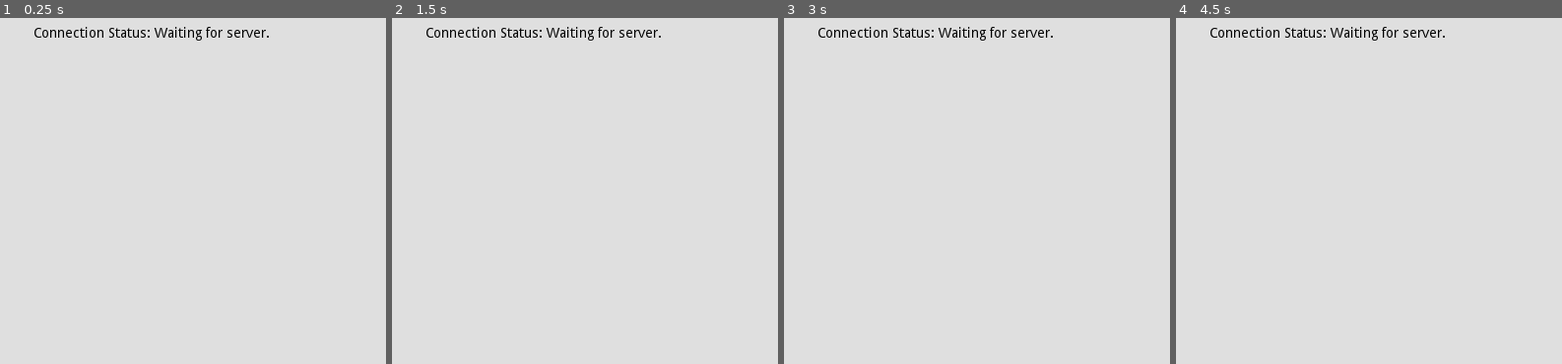
Above: before the commit, frames 1-4 (left to right).
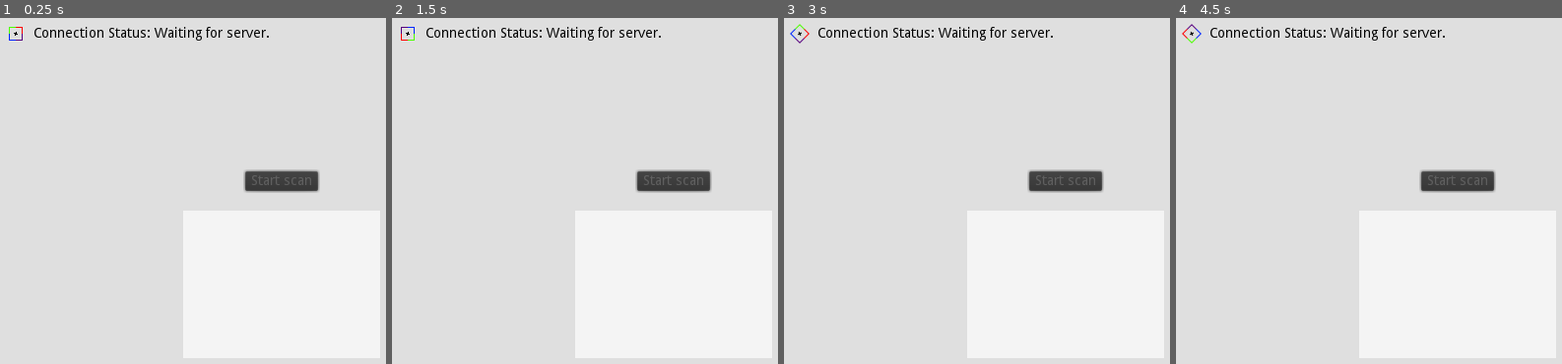
Above: after the commit, the same moments.

Repository: Aramatis/HRM-Godot-Integration
Game: Godot game, scene res://Root.tscn
Two runs of this game, one before a commit and one after it. Both use one fixed random seed, a clock stepped at 60 frames per second and the inputs below.
Inputs:
- Up to frame 1 (0.25 s): no input
- Up to frame 2 (1.5 s): tap Enter at 0.5 s; hold Right (ui_right) 0.53-1.28 s; tap Space at 1.25 s; hold Left (ui_left) from 1.28 s (still down)
- Up to frame 3 (3 s): tap Enter at 2 s; release Left (ui_left) at 2.03 s; hold Right (ui_right) from 2.03 s (still down); tap Space at 2.75 s
- Up to frame 4 (4.5 s): tap Enter at 3.5 s; release Right (ui_right) at 3.53 s; hold Left (ui_left) from 3.53 s (still down); tap Space at 4.25 s

The runs differ from the first frame. In frame 1, 1.4% of the frame differs, in the area x 2-83%, y 2-51%; in frame 2, 1.4%; in frame 3, 1.4%, in the area x 1-83%, y 1-51%; in frame 4, 1.4%.

Commit message:
Connected HRM graph view with the rest of the application

Diff:
--- a/HRM Manager.gd
+++ b/HRM Manager.gd
@@ -2,11 +2,12 @@
 
 signal hrm_connected
 signal scan_end
+signal auth_end
 signal message_ready(word)
 signal hr_ready(hr)
+signal new_hr(hr)
 
 # VARIABLES
-var label : Label
 export var host := "127.0.0.1"
 export var in_port := 1242
 export var out_port := 1243
@@ -64,17 +65,6 @@
 func _on_read_message(word):
 	emit_signal("message_ready", word)
 
-# Sets a label as output for readings
-func set_output_label(output : Label) -> void:
-	label = output
-
-# Update label text
-func update_label(message : String, extend := false) -> void:
-	if extend:
-		label.text += message
-	else:
-		label.text = message
-
 # Starts scanning for new MiBand 3 peripherals
 func start_ble_scan() -> void:
 	client.set_mode(1)
@@ -105,7 +95,7 @@
 
 # Handle hr data
 func _on_hr_read(hr):
-	update_label("Heart Rate: " + str(hr) + "\n", true)
+	emit_signal("new_hr", hr)
 
 # Handle mb3_conn_requested signal
 func _on_mb3_conn_requested():
@@ -114,3 +104,4 @@
 # Handle AuthTimer timeout
 func _on_auth_timer_end():
 	start_hrm()
+	emit_signal("auth_end")
--- a/HrmGraph.gd
+++ b/HrmGraph.gd
@@ -3,10 +3,14 @@
 # Variables
 var mean_hr : float
 var hr_ticks : int
+var mean_val : float
+var val_ticks : int
+var hr_label : Label
+var val_label : Label
 var x_axis
 var y_axis
-var current_hr
-var current_valence
+var current_hr : int
+var current_valence : int
 var x_scale : Vector2
 var y_scale : Vector2
 var indicator
@@ -16,13 +20,15 @@
 	mean_hr = 0
 	hr_ticks = 0
 	current_hr = 0
-	current_valence = 0
+	current_valence = 5
 	x_scale = Vector2(0, 10)
 	y_scale = Vector2(120, 60)
 	x_axis = $xAxis
 	y_axis = $yAxis
 	indicator = $HRIndicator
 	indicator.position = Vector2(300, 300)
+	hr_label = $MeanHR
+	val_label = $MeanValence
 	y_axis.connect("name_resized", self, "_on_y_axis_name_change_size")
 	x_axis.set_labels("Valence", x_scale[0], x_scale[1])
 	y_axis.set_labels("Heart Rate (bpm) ", y_scale[0], y_scale[1])
@@ -31,12 +37,21 @@
 func _on_y_axis_name_change_size():
 	y_axis.set_vertical()
 
-# Updates the median hr with a new measure
+# Updates the mean hr with a new measure
 func _update_hr(new_hr : int):
 	var new_hr_f = float(new_hr)
 	mean_hr = (mean_hr * hr_ticks) / (hr_ticks + 1)
 	mean_hr += new_hr_f / (hr_ticks + 1)
 	hr_ticks += 1
+	hr_label.set_text(str(mean_hr))
+
+# Updates the mean hr with a new measure
+func _update_valence(new_val : int):
+	var new_val_f = float(new_val)
+	mean_val = (mean_val * val_ticks) / (val_ticks + 1)
+	mean_val += new_val_f / (val_ticks + 1)
+	val_ticks += 1
+	val_label.set_text(str(mean_val))
 
 # Returns the position as text
 func _get_as_text(x : int, y : int):
@@ -45,15 +60,27 @@
 # Updates the graph with a new HR measure
 func new_hr(hr : int):
 	_update_hr(hr)
-	current_hr = hr
 	var text = _get_as_text(current_valence, hr)
 	indicator.move_y(600 - _transform_by_scale(1, y_scale, hr), text)
+	current_hr = hr
 
 # Updates the graph with a new valence
-func new_valence(val : int):
-	current_valence = val
-	var text = _get_as_text(val, current_hr)
-	indicator.move_x(_transform_by_scale(0, x_scale, val), text)
+func up_valence():
+	if current_valence < 10:
+		var val = current_valence + 1
+		_update_valence(val)
+		var text = _get_as_text(val, current_hr)
+		indicator.move_x(_transform_by_scale(0, x_scale, val), text)
+		current_valence = val
+
+# Updates the graph with a new valence
+func down_valence():
+	if current_valence > 0:
+		var val = current_valence - 1
+		_update_valence(val)
+		var text = _get_as_text(val, current_hr)
+		indicator.move_x(_transform_by_scale(0, x_scale, val), text)
+		current_valence = val
 
 # Transforms a position (in a dimention) from the given scale
 # to the corresponding graph position
--- a/HrmGraph.tscn
+++ b/HrmGraph.tscn
@@ -12,13 +12,14 @@
 "_edit_use_anchors_": false
 }
 
-[node name="MedianHR" type="Label" parent="."]
+[node name="MeanHR" type="Label" parent="."]
 anchor_left = 0.25
 anchor_top = 0.9
 anchor_right = 0.25
 anchor_bottom = 0.9
+margin_top = -7.0
+margin_bottom = 7.0
 grow_horizontal = 2
-grow_vertical = 2
 custom_colors/font_color = Color( 0, 0, 0, 1 )
 align = 1
 valign = 1
@@ -26,14 +27,48 @@
 "_edit_use_anchors_": false
 }
 
-[node name="MedianValence" type="Label" parent="."]
+[node name="TitleHR" type="Label" parent="MeanHR"]
+anchor_left = 0.5
+anchor_right = 0.5
+margin_top = -14.0
+margin_bottom = -9.53674e-07
+grow_horizontal = 2
+grow_vertical = 0
+custom_colors/font_color = Color( 0, 0, 0, 1 )
+text = "Mean Heart Rate:"
+align = 1
+valign = 1
+__meta__ = {
+"_edit_lock_": true,
+"_edit_use_anchors_": false
+}
+
+[node name="MeanValence" type="Label" parent="."]
 anchor_left = 0.75
 anchor_top = 0.9
 anchor_right = 0.75
 anchor_bottom = 0.9
+margin_left = 3.05176e-05
+margin_top = -7.0
+margin_right = 3.05176e-05
+margin_bottom = 7.0
 grow_horizontal = 2
-grow_vertical = 2
 custom_colors/font_color = Color( 0, 0, 0, 1 )
+align = 1
+valign = 1
+__meta__ = {
+"_edit_lock_": true,
+"_edit_use_anchors_": false
+}
+
+[node name="TitleVal" type="Label" parent="MeanValence"]
+anchor_left = 0.5
+anchor_right = 0.5
+margin_top = -14.0
+grow_horizontal = 2
+grow_vertical = 0
+custom_colors/font_color = Color( 0, 0, 0, 1 )
+text = "Mean Valence:"
 align = 1
 valign = 1
 __meta__ = {
--- a/Indicator.gd
+++ b/Indicator.gd
@@ -15,7 +15,7 @@
 	trans_type = cab.TRANS_CUBIC
 	ease_type = cab.EASE_IN_OUT
 	dest_queue = []
-	trans_time = 5
+	trans_time = 0.8
 	pos_label = $PosLabel
 	cab.connect("tween_completed", self, "_on_tween_completed")
 
@@ -45,7 +45,6 @@
 # Sets the moving value to false again
 func _on_tween_completed(_object, _node_path):
 	moving = false
-	print("tween completed")
 	if not dest_queue.empty():
 		var dest_dict = dest_queue.pop_front()
 		var axis = dest_dict
--- a/Root.gd
+++ b/Root.gd
@@ -6,21 +6,21 @@
 var device_list : ItemList
 var scan_button : Button
 var select_button : Button
-var message : Label
 var conn_status : Label
 var conn_init_text : String
 var conn_pos : Position2D
+var hr_received : bool
 var scan_pos : Position2D
 var devices : Array
 var start_menu : Control
 var hrm_graph : Control
 var server_pid : int
+var valence_enabled : bool
 
 # Called when the node enters the scene tree for the first time.
 func _ready():
 	# Start HRM server
 	server_pid = OS.execute(".\\assets\\HRM.exe", [], false)
-	print(server_pid)
 	conn_status = $Screen/ConnStatus
 	conn_init_text = conn_status.get_text()
 	conn_status.set_text(conn_init_text + "Waiting for server.")
@@ -31,12 +31,12 @@
 	conn_pos = $Screen/Positions/ConnectPos
 	scan_pos = $Screen/Positions/ScanPos
 	indicator.position = conn_pos.position
-	message = $Screen/Message
-	hrm_manager.set_output_label($Screen/Message)
 	device_list = $Screen/StartMenu/ItemList
 	devices = Array()
 	scan_button = $Screen/StartMenu/ScanButton
 	select_button = $Screen/StartMenu/SelectButton
+	valence_enabled = false
+	hr_received = false
 	$ServerStartUpTimer.start(5)
 
 # Delays the beginning of the program to allow the HRM Server to start
@@ -61,9 +61,11 @@
 	device_list.clear()
 	devices.clear()
 	hrm_manager.start_ble_scan()
+	conn_status.set_text(conn_init_text + "Scanning for 20 seconds.")
 
 # Enable buttons after scan
 func _on_scan_end():
+	conn_status.set_text(conn_init_text + "Connected.")
 	select_button.set_disabled(false)
 	select_button.set_visible(true)
 	scan_button.set_disabled(false)
@@ -77,6 +79,14 @@
 		devices.append(device)
 		device_list.add_item("Device: " + device)
 
+# Adds a new HR measure to the graph
+func _on_new_hr(new_hr):
+	if not hr_received:
+		hr_received = true
+		conn_status.set_text(conn_init_text + "\nReceiving HR\nmeasurements.")
+		indicator.hide()
+	hrm_graph.new_hr(new_hr)
+
 # Handles the selection of a device
 func _select_device():
 	if device_list.is_anything_selected():
@@ -84,4 +94,19 @@
 		hrm_graph.show()
 		var selected := device_list.get_selected_items()[0]
 		print("Device selected: " + devices[selected])
+		conn_status.set_text(conn_init_text + "\nWaiting MiBand3\nAuthentication.")
+		indicator.position = conn_pos.position
+		indicator.show()
 		hrm_manager.connect_miband3(devices[selected])
+		valence_enabled = true
+
+# Handles the ending of authentication
+func _on_auth_end():
+	conn_status.set_text(conn_init_text + "\nWaiting to receive HR.")
+
+func _input(event):
+	if valence_enabled:
+		if event.is_action_pressed("ui_left"):
+			hrm_graph.down_valence()
+		if event.is_action_pressed("ui_right"):
+			hrm_graph.up_valence()
--- a/Root.tscn
+++ b/Root.tscn
@@ -1,12 +1,27 @@
-[gd_scene load_steps=6 format=2]
+[gd_scene load_steps=14 format=2]
 
 [ext_resource path="res://HRM Control.tscn" type="PackedScene" id=1]
-[ext_resource path="res://Indicator.tscn" type="PackedScene" id=2]
 [ext_resource path="res://Root.gd" type="Script" id=3]
 [ext_resource path="res://HrmGraph.tscn" type="PackedScene" id=4]
+[ext_resource path="res://art/Indicator/1.png" type="Texture" id=5]
+[ext_resource path="res://art/Indicator/4.png" type="Texture" id=6]
+[ext_resource path="res://art/Indicator/2.png" type="Texture" id=7]
+[ext_resource path="res://art/Indicator/6.png" type="Texture" id=8]
+[ext_resource path="res://art/Indicator/3.png" type="Texture" id=9]
+[ext_resource path="res://art/Indicator/8.png" type="Texture" id=10]
+[ext_resource path="res://art/Indicator/7.png" type="Texture" id=11]
+[ext_resource path="res://art/Indicator/5.png" type="Texture" id=12]
 
 [sub_resource type="StyleBoxFlat" id=1]
 bg_color = Color( 0.960784, 0.960784, 0.960784, 1 )
+
+[sub_resource type="SpriteFrames" id=2]
+animations = [ {
+"frames": [ ExtResource( 5 ), ExtResource( 7 ), ExtResource( 9 ), ExtResource( 6 ), ExtResource( 12 ), ExtResource( 8 ), ExtResource( 11 ), ExtResource( 10 ) ],
+"loop": true,
+"name": "default",
+"speed": 3.0
+} ]
 
 [node name="Root" type="Node2D"]
 script = ExtResource( 3 )
@@ -29,7 +44,6 @@
 }
 
 [node name="StartMenu" type="Control" parent="Screen"]
-visible = false
 margin_right = 600.0
 margin_bottom = 600.0
 __meta__ = {
@@ -77,8 +91,6 @@
 "_edit_use_anchors_": false
 }
 
-[node name="Indicator" parent="Screen/StartMenu" instance=ExtResource( 2 )]
-
 [node name="SelectButton" type="Button" parent="Screen/StartMenu"]
 visible = false
 anchor_left = 0.5
@@ -92,6 +104,13 @@
 "_edit_use_anchors_": false
 }
 
+[node name="Indicator" type="Node2D" parent="Screen/StartMenu"]
+
+[node name="AnimatedSprite" type="AnimatedSprite" parent="Screen/StartMenu/Indicator"]
+frames = SubResource( 2 )
+frame = 1
+playing = true
+
 [node name="HrmGraph" parent="Screen" instance=ExtResource( 4 )]
 visible = false
 
@@ -102,20 +121,6 @@
 
 [node name="ConnectPos" type="Position2D" parent="Screen/Positions"]
 position = Vector2( 30, 30 )
-
-[node name="Message" type="Label" parent="Screen"]
-anchor_left = 0.5
-anchor_top = 0.5
-anchor_right = 0.5
-anchor_bottom = 0.5
-grow_horizontal = 2
-grow_vertical = 2
-custom_colors/font_color = Color( 0, 0, 0, 1 )
-align = 1
-valign = 1
-__meta__ = {
-"_edit_use_anchors_": false
-}
 
 [node name="ConnStatus" type="Label" parent="Screen"]
 anchor_left = 0.08
@@ -132,8 +137,10 @@
 
 [node name="ServerStartUpTimer" type="Timer" parent="."]
 one_shot = true
+[connection signal="auth_end" from="HrmManager" to="." method="_on_auth_end"]
 [connection signal="hrm_connected" from="HrmManager" to="." method="_on_client_ready"]
 [connection signal="message_ready" from="HrmManager" to="." method="_on_message_ready"]
+[connection signal="new_hr" from="HrmManager" to="." method="_on_new_hr"]
 [connection signal="scan_end" from="HrmManager" to="." method="_on_scan_end"]
 [connection signal="pressed" from="Screen/StartMenu/ScanButton" to="." method="_start_scan"]
 [connection signal="pressed" from="Screen/StartMenu/SelectButton" to="." method="_select_device"]
--- a/project.godot
+++ b/project.godot
@@ -22,3 +22,20 @@
 [display]
 
 window/size/width=600
+
+[input]
+
+ui_left={
+"deadzone": 0.5,
+"events": [ Object(InputEventKey,"resource_local_to_scene":false,"resource_name":"","device":0,"alt":false,"shift":false,"control":false,"meta":false,"command":false,"pressed":false,"scancode":16777231,"unicode":0,"echo":false,"script":null)
+, Object(InputEventJoypadButton,"resource_local_to_scene":false,"resource_name":"","device":0,"button_index":14,"pressure":0.0,"pressed":false,"script":null)
+, Object(InputEventKey,"resource_local_to_scene":false,"resource_name":"","device":0,"alt":false,"shift":false,"control":false,"meta":false,"command":false,"pressed":false,"scancode":65,"unicode":0,"echo":false,"script":null)
+ ]
+}
+ui_right={
+"deadzone": 0.5,
+"events": [ Object(InputEventKey,"resource_local_to_scene":false,"resource_name":"","device":0,"alt":false,"shift":false,"control":false,"meta":false,"command":false,"pressed":false,"scancode":16777233,"unicode":0,"echo":false,"script":null)
+, Object(InputEventJoypadButton,"resource_local_to_scene":false,"resource_name":"","device":0,"button_index":15,"pressure":0.0,"pressed":false,"script":null)
+, Object(InputEventKey,"resource_local_to_scene":false,"resource_name":"","device":0,"alt":false,"shift":false,"control":false,"meta":false,"command":false,"pressed":false,"scancode":68,"unicode":0,"echo":false,"script":null)
+ ]
+}
